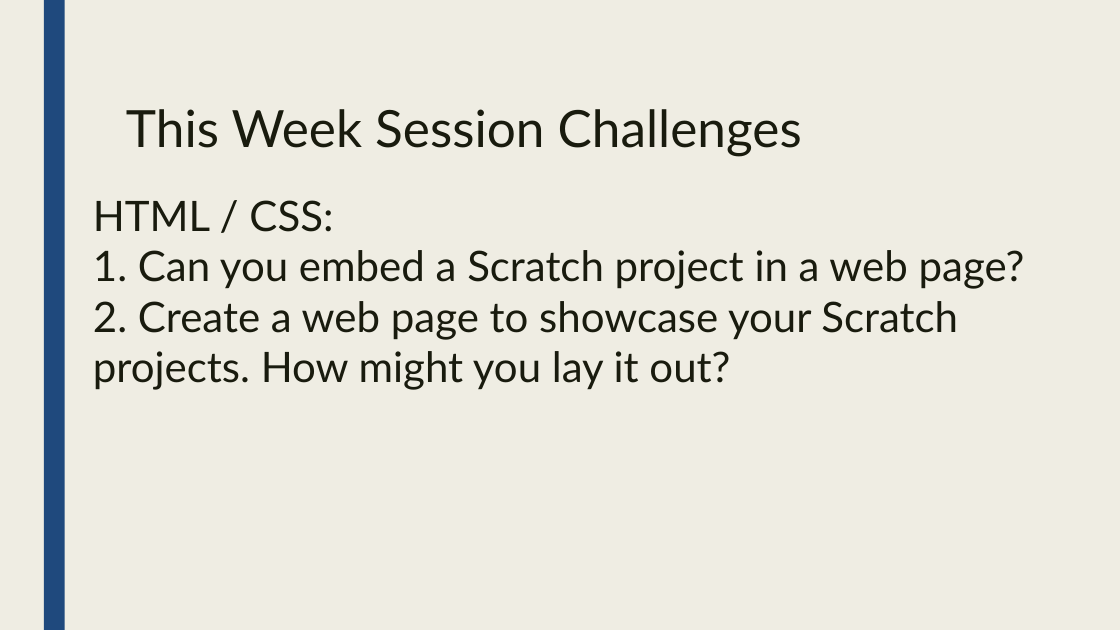
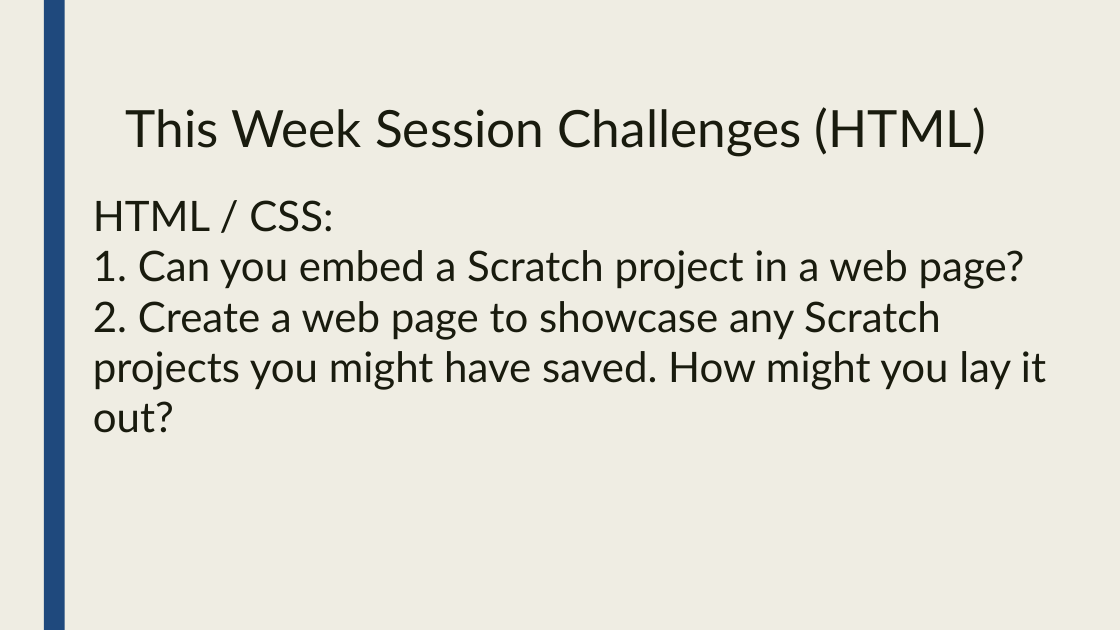
Before and after one commit to coderdojo-kells/instructional-materials, a slide deck: slide 11 of Slidedecks/CoderDojoKells_Autumn_Session5_031118.pptx (slide 10 before the commit). Drawn at 1120x630 pixels with LibreOffice and Linux fonts; fonts in the diff are those of the drawing. Boxes give left, top, right and bottom in pixels: in the first picture for what was removed or moved away, otherwise in the second. Text is boxed around its words. In the diff, an @@ line names an element or a change of style, - is before the commit and + after.

Commit message:
20181101 updated session 5 slide deck

```diff
--- a/Slidedecks/CoderDojoKells_Autumn_Session5_031118.pptx
+++ b/Slidedecks/CoderDojoKells_Autumn_Session5_031118.pptx
@@ text at [126, 107, 986, 157]: text changed @@
-This Week Session Challenges
+This Week Session Challenges (HTML)
@@ text at [93, 301, 1046, 433]: text changed @@
-2. Create a web page to showcase your Scratch projects. How might you lay it out?
+2. Create a web page to showcase any Scratch projects you might have saved. How might you lay it out?
```
Also in this commit, not shown: 3 other slides changed, 1 slide added, 1 other file.
